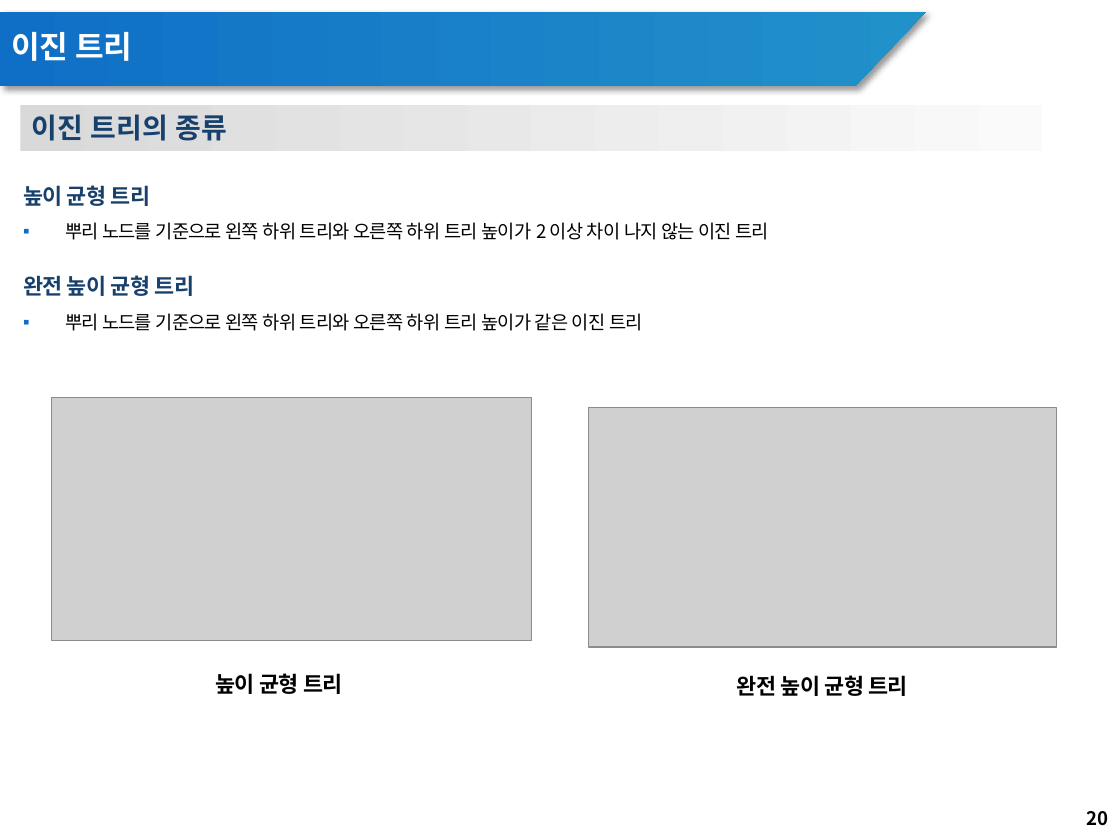
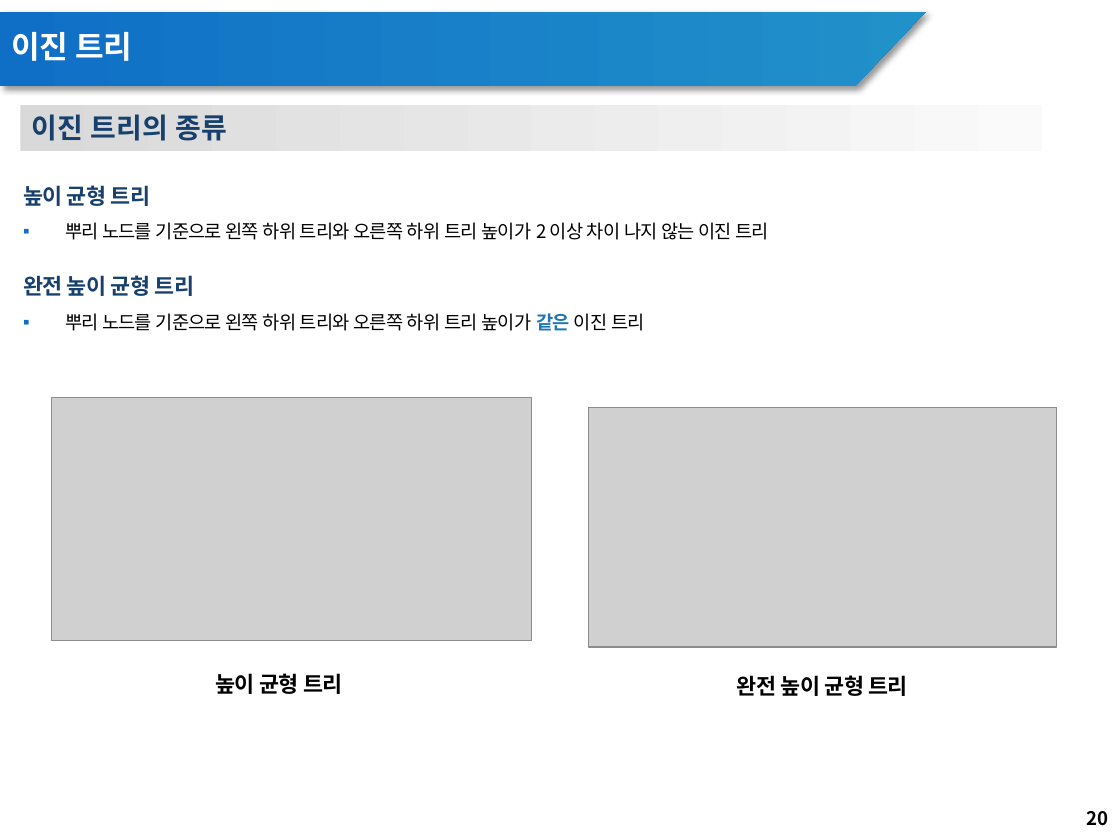
Before and after one commit to RTES-Lab/DataStructure-Study, a slide deck: slide 20 of tree/theory/트리 발표_김주원_조경호.pptx. Drawn at 1120x840 pixels with LibreOffice and Linux fonts; fonts in the diff are those of the drawing; grey boxes stand for pictures; background and template pictures are left out. Boxes give left, top, right and bottom in pixels: in the first picture for what was removed or moved away, otherwise in the second. Text is boxed around its words. In the diff, an @@ line names an element or a change of style, - is before the commit and + after.

```diff
--- a/tree/theory/트리 발표_김주원_조경호.pptx
+++ b/tree/theory/트리 발표_김주원_조경호.pptx
@@ text at (65,313,645,331): text colour #000000 to #1E76B4, bold on in "같은" @@
```
Also in this commit, not shown: 1 other slide changed.
